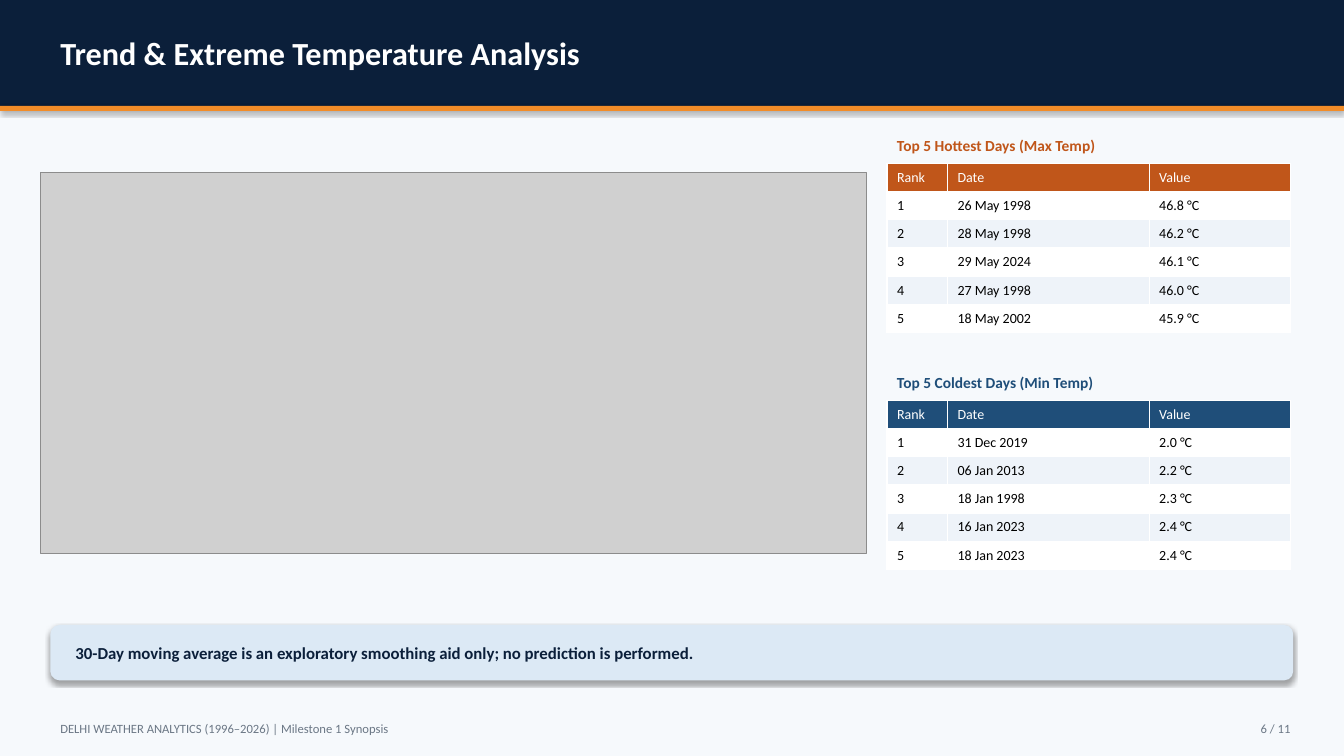
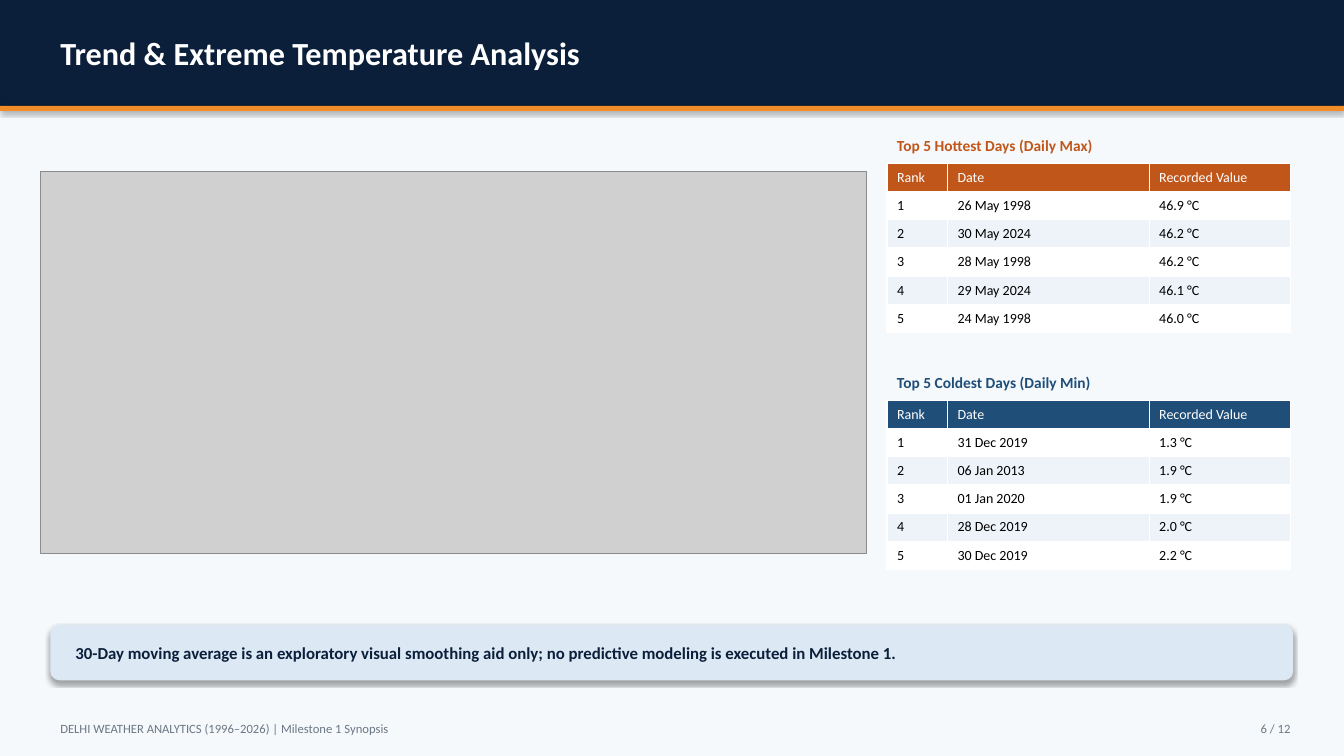
Before and after one commit to dhruvsaini-code/weather-forecasting, a slide deck: slide 6 of milestone1_output/Milestone1_Synopsis.pptx. Drawn at 1344x756 pixels with LibreOffice and Linux fonts; fonts in the diff are those of the drawing; grey boxes stand for pictures. Boxes give left, top, right and bottom in pixels: in the first picture for what was removed or moved away, otherwise in the second. Text is boxed around its words. In the diff, an @@ line names an element or a change of style, - is before the commit and + after.

Commit message:
fix: address 10 Milestone 1 evaluation review items (duplicate timestamps audit, 12-slide ceiling, dates, license, rubric-aligned review of systems)

```diff
--- a/milestone1_output/Milestone1_Synopsis.pptx
+++ b/milestone1_output/Milestone1_Synopsis.pptx
@@ text at <box>897,140,1093,154</box>: text changed @@
-Top 5 Hottest Days (Max Temp)
+Top 5 Hottest Days (Daily Max)
@@ table at <box>887,163,1291,333</box> @@
-row 1, column 3: Value
+row 1, column 3: Recorded Value
-row 2, column 3: 46.8 °C
+row 2, column 3: 46.9 °C
-row 3, column 2: 28 May 1998
+row 3, column 2: 30 May 2024
-row 4, column 2: 29 May 2024
+row 4, column 2: 28 May 1998
-row 4, column 3: 46.1 °C
+row 4, column 3: 46.2 °C
-row 5, column 2: 27 May 1998
+row 5, column 2: 29 May 2024
-row 5, column 3: 46.0 °C
+row 5, column 3: 46.1 °C
-row 6, column 2: 18 May 2002
+row 6, column 2: 24 May 1998
-row 6, column 3: 45.9 °C
+row 6, column 3: 46.0 °C
@@ text at <box>897,376,1090,391</box>: text changed @@
-Top 5 Coldest Days (Min Temp)
+Top 5 Coldest Days (Daily Min)
@@ table at <box>887,400,1291,570</box> @@
-row 1, column 3: Value
+row 1, column 3: Recorded Value
-row 2, column 3: 2.0 °C
+row 2, column 3: 1.3 °C
-row 3, column 3: 2.2 °C
+row 3, column 3: 1.9 °C
-row 4, column 2: 18 Jan 1998
+row 4, column 2: 01 Jan 2020
-row 4, column 3: 2.3 °C
+row 4, column 3: 1.9 °C
-row 5, column 2: 16 Jan 2023
+row 5, column 2: 28 Dec 2019
-row 5, column 3: 2.4 °C
+row 5, column 3: 2.0 °C
-row 6, column 2: 18 Jan 2023
+row 6, column 2: 30 Dec 2019
-row 6, column 3: 2.4 °C
+row 6, column 3: 2.2 °C
@@ text at <box>75,647,896,662</box>: text changed @@
-30-Day moving average is an exploratory smoothing aid only; no prediction is performed.
+30-Day moving average is an exploratory visual smoothing aid only; no predictive modeling is executed in Milestone 1.
```
Also in this commit, not shown: 9 other slides changed, 2 slides added, 1 slide removed, 22 other files.
